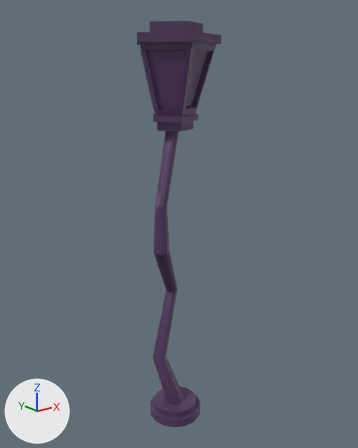
What one commit did to the FBX model SoundGuy/Assets/laura/FBX/lampadaire.fbx.
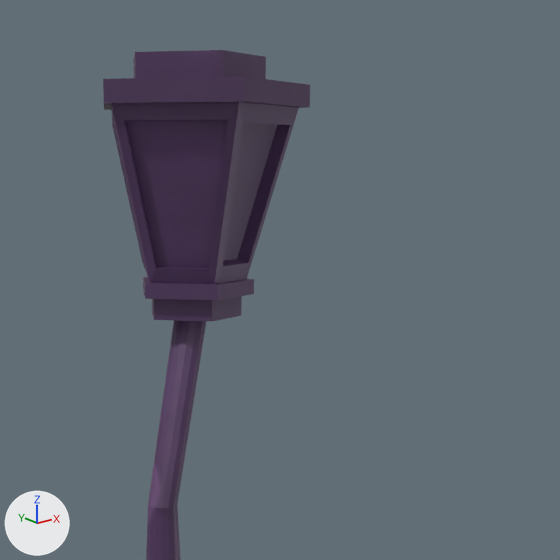
Old and new are each drawn whole from a 50 mm lens placed at (-0.105, -0.1352, 0.0577), pointed at (0.0024, -0.001, 0.004) and again close up on the part from 26% to 90% of the width and 0% to 51% of the height. The axes (+X, +Y, +Z) are drawn at lower left. The lights are the same throughout. Where no turn or scale is listed for an object, it has been applied to the vertices.
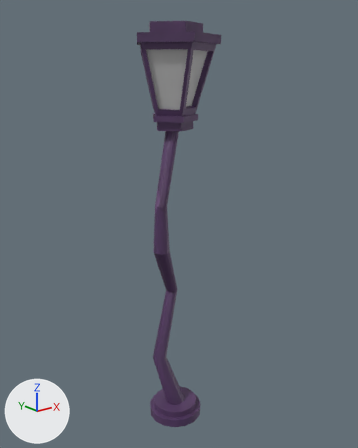
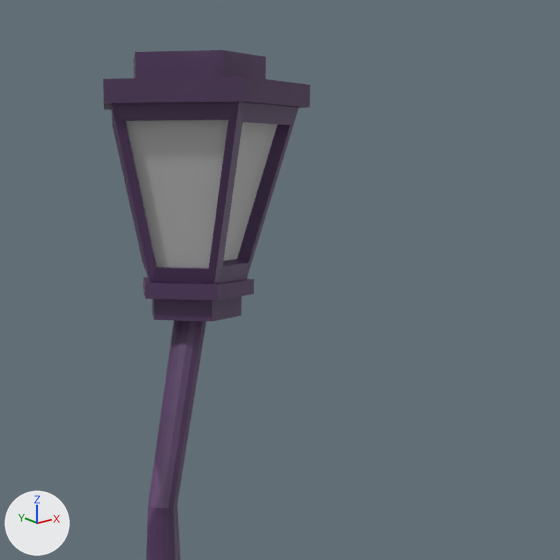
Where the newer file only moved an object's origin or applied its transform, the numbers keep the older frame.

Pixel boxes [x1, y1, x2, y2] of what changed, in the close-ups (560 x 560 px):
part 1 of me_mesh, recoloured (purple to grey): [126, 120, 278, 268] in both

Diff of the bpy script that builds the scene:
```diff
--- a/SoundGuy/Assets/laura/FBX/lampadaire.fbx.py
+++ b/SoundGuy/Assets/laura/FBX/lampadaire.fbx.py
@@ mat_lambert6 @@
+mat_lambert6 = principled_material('lambert6')
+mat_lambert6.base_color = (0.5, 0.5, 0.5)  # grey #bcbcbc
@@ me_mesh @@
 me_mesh.from_pydata(...)  # 241 vertices, 240 faces; spans x -0.0141..0.0137, y -0.0151..0.014, z -0.0716..0.0716
 # used by ob_pcylinder24; location = (0.0, 0.0, 0.0)
+# me_mesh part 1: all 5 faces centred in x -0.0056..0.0081, y -0.0067..0.0073, z 0.0542..0.0546 switch from mat_lambert3 (picture img_illustration_sans_titre_jpg) to mat_lambert6 (grey #bcbcbc)
```
